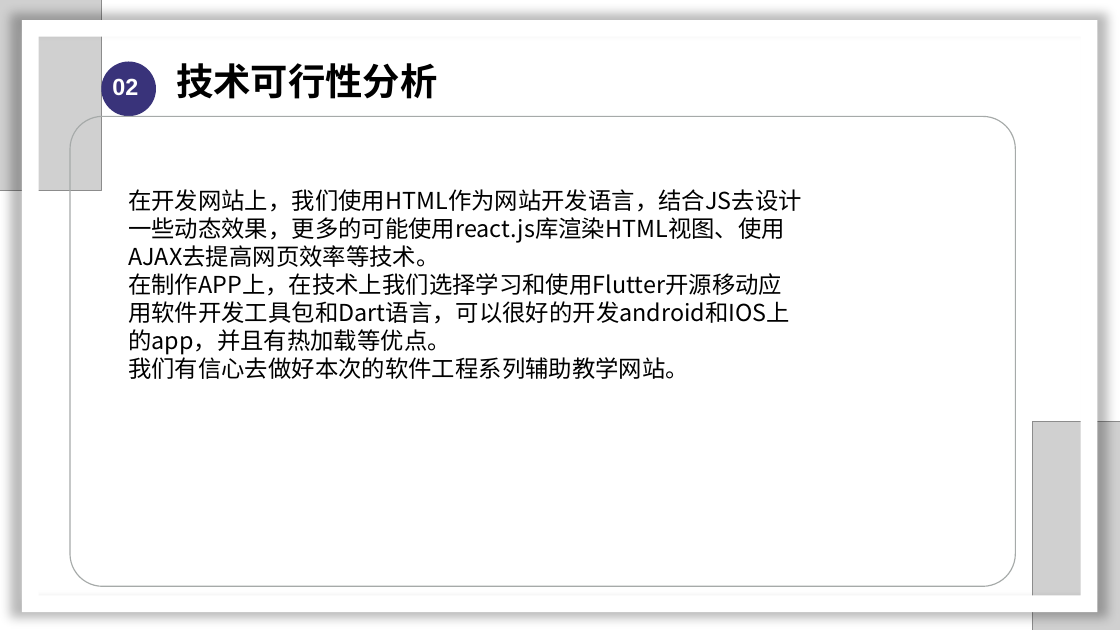
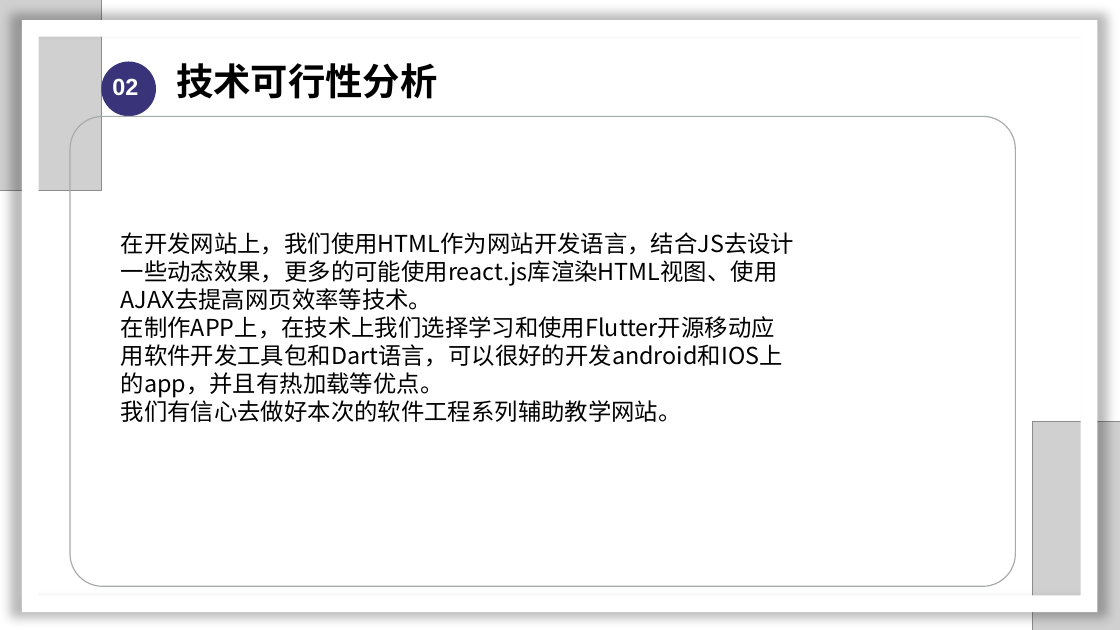
Before and after one commit to SarielX98/PRD2018G14, a slide deck: slide 21 of 受控文档/PPT/软件需求工程审核PPT.pptx. Drawn at 1120x630 pixels with LibreOffice and Linux fonts; fonts in the diff are those of the drawing; grey boxes stand for pictures; background and template pictures are left out. Boxes give left, top, right and bottom in pixels: in the first picture for what was removed or moved away, otherwise in the second. Text is boxed around its words. In the diff, an @@ line names an element or a change of style, - is before the commit and + after.

```diff
--- a/受控文档/PPT/软件需求工程审核PPT.pptx
+++ b/受控文档/PPT/软件需求工程审核PPT.pptx
@@ text "在开发网站上，我们使用HTML作为网站开发语言，结合JS去设计一些动态效果，更多的可能使用react.js库渲染HTML ..." moved from (x1=128, y1=189, x2=802, y2=379) to (x1=121, y1=232, x2=795, y2=422) @@
```
Also in this commit, not shown: 11 other slides changed, 4 slides added.
